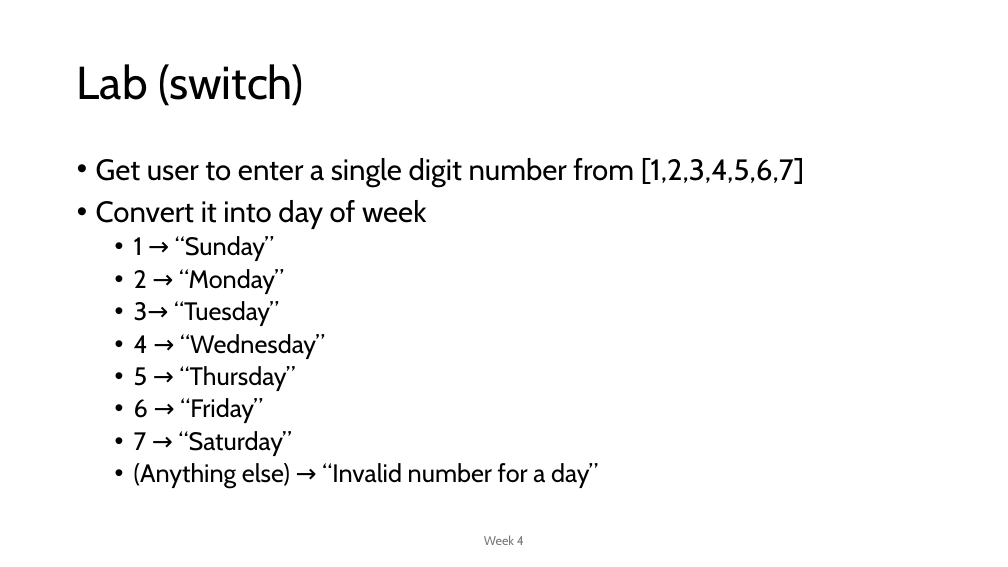
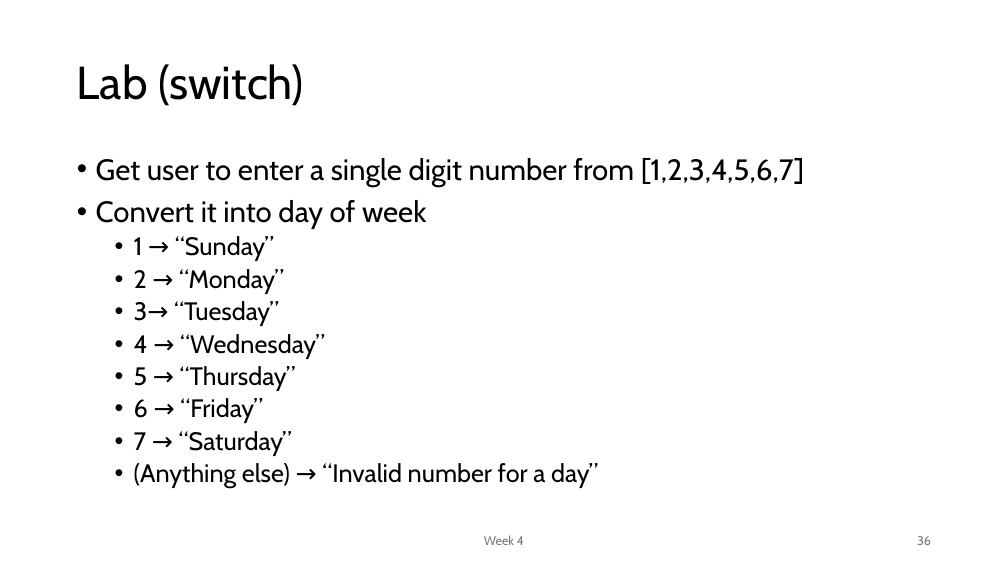
Before and after one commit to MoklaEducation/ems_fall_2025_cpp101, a slide deck: slide 36 of all/Intro to Programming_all.pptx. Drawn at 1008x567 pixels with LibreOffice and Linux fonts; fonts in the diff are those of the drawing. Boxes give left, top, right and bottom in pixels: in the first picture for what was removed or moved away, otherwise in the second. Text is boxed around its words. In the diff, an @@ line names an element or a change of style, - is before the commit and + after.

```diff
--- a/all/Intro to Programming_all.pptx
+++ b/all/Intro to Programming_all.pptx
@@ page number added at [917, 536, 931, 545], 12 pt, text #797979 @@
+36
```
Also in this commit, not shown: 38 other slides changed, 9 slides added, 1 other file.
